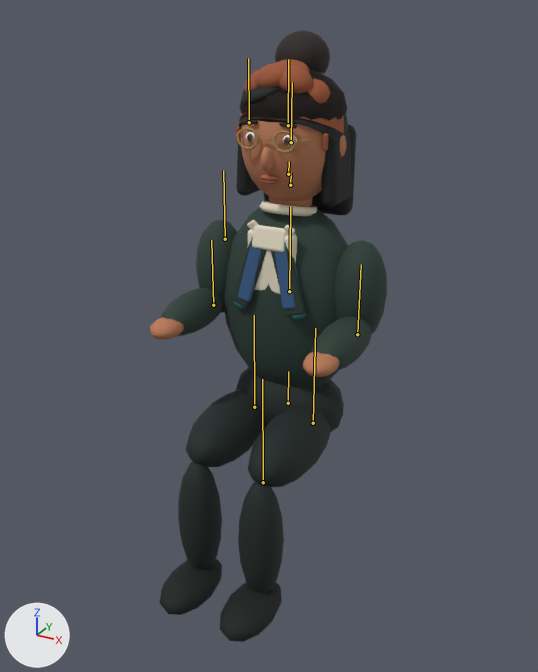
The glTF model public/studio/investor-v1.glb, before and after one commit.
Camera for both pictures: a 50 mm camera at (1.46, -2.86, 2.55) aimed at (0.03, -0.25, 1.24). Every picture has the same lights, and +X, +Y and +Z are marked at lower left. The first picture is the older version. The bones that change, and the others that lie on the model, are drawn over the model as lines.

Names of what the first picture shows: 'Cast_adrian', 'Cast_maya', 'Cast_sofia', 'Mesh_0'.
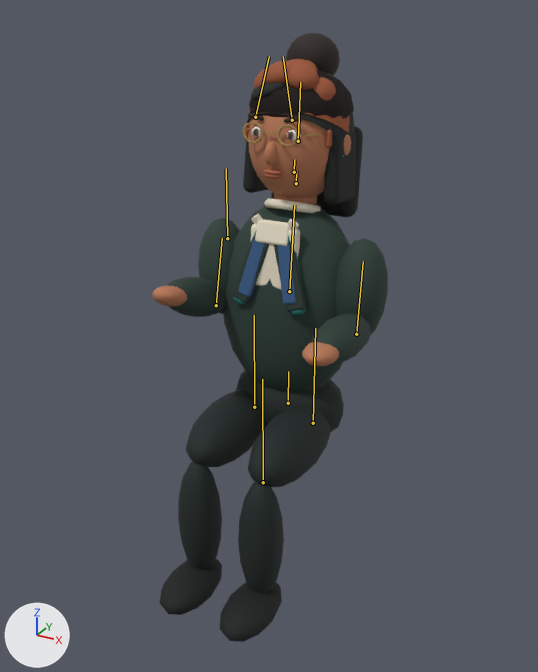
The newer file adds an action. The first version stands in its rest pose; the second is drawn at frame 22 of the action 'WithdrawalEquity'.

The change in detail:
Bone 'Chest' (bone_chest) turns from (0, 0, 0) to (-6, 0, 0) degrees about its own x, y and z.
Bone 'Head' (bone_head) turns from (0, 0, 0) to (2, -4, 0) degrees about its own x, y and z.
Bone 'LeftBrow' (bone_leftbrow) turns from (0, 0, 0) to (0, 0, -13) degrees about its own x, y and z.
Bone 'RightBrow' (bone_rightbrow) turns from (0, 0, 0) to (0, 0, 13) degrees about its own x, y and z.
Bone 'LeftArm' (bone_leftarm) turns from (0, 0, 0) to (-3, 0, 6) degrees about its own x, y and z.
Bone 'LeftForearm' (bone_leftforearm) turns from (0, 0, 0) to (-13, 0, 0) degrees about its own x, y and z.

What differs and where, as boxes [x1, y1, x2, y2] in the pictures (538 x 672 px):
'Mesh_0', posed: before [150, 120, 387, 642]; after [152, 113, 388, 642]
'Cast_maya', posed: before [231, 86, 356, 316]; after [231, 82, 363, 312]
'Cast_sofia', posed (6% wider): before [233, 30, 347, 319]; after [233, 33, 354, 315]
'Cast_adrian', posed: before [236, 59, 344, 309]; after [238, 59, 350, 304]
bone 'Chest', root to tip: before (289, 291) to (290, 206); after (289, 291) to (294, 205)
bone 'Head', root to tip: before (290, 185) to (291, 172); after (296, 183) to (296, 171)
bone 'LeftBrow', root to tip: before (249, 122) to (248, 58); after (255, 117) to (269, 56)
bone 'RightBrow', root to tip: before (288, 125) to (288, 59); after (292, 120) to (283, 56)
bone 'LeftArm', root to tip: before (225, 239) to (223, 170); after (227, 238) to (226, 168)
bone 'LeftForearm', root to tip: before (213, 305) to (211, 240); after (216, 305) to (222, 238)
